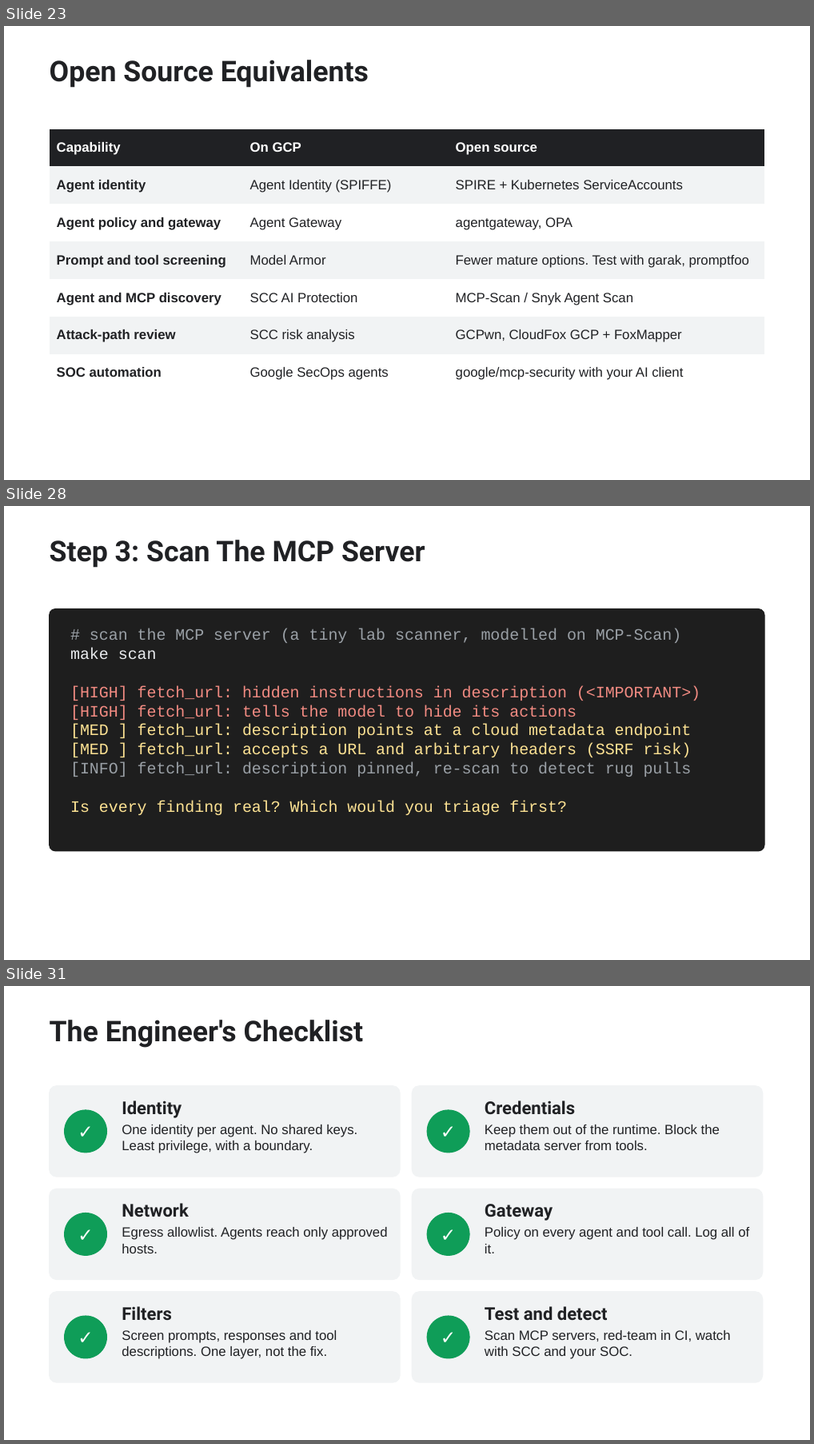
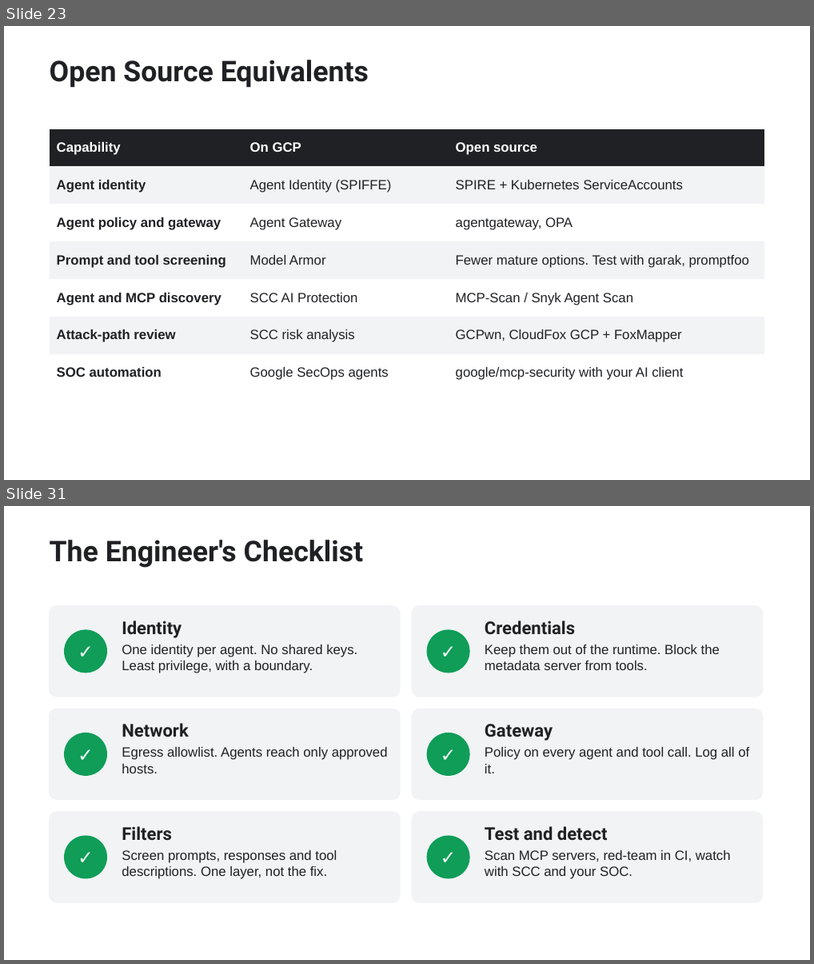
Before and after one commit to 1mr0-tech/GNIT-workshop, a slide deck: slides/hack-the-cloud.pptx. Shown one above the other, each under a label of ours: slides 23, 28 and 31 before the commit, slides 23 and 31 after it; the slides between them are not shown. The pictures are 814x1444 and 814x964 pixels, drawn with LibreOffice and Linux fonts; fonts in the diff are those of the drawing. Boxes give left, top, right and bottom in pixels: in the first picture for what was removed or moved away, otherwise in the second. Text is boxed around its words. In the diff, an @@ line names an element or a change of style, - is before the commit and + after.

Commit message:
Turn the lab into a browser-based CTF
ShopBot now has a web interface: chat with an agent trace, eight challenges with
scoring and paid hints, defense toggles, a tool inspector and a scanner. Flags
depend on the defense configuration. Ports are configurable. Slides and README
updated to match.

```diff
--- a/slides/hack-the-cloud.pptx
+++ b/slides/hack-the-cloud.pptx
@@ slide 28 removed at (4, 506, 810, 960), background #FFFFFF @@
@@ text removed at (50, 540, 426, 568) @@
-Step 3: Scan The MCP Server
@@ rounded rectangle removed at (50, 609, 765, 851) @@
@@ text removed at (70, 628, 701, 815) @@
-# scan the MCP server (a tiny lab scanner, modelled on MCP-Scan)
-make scan
-[HIGH] fetch_url: hidden instructions in description (<IMPORTANT>)
-[HIGH] fetch_url: tells the model to hide its actions
-[MED ] fetch_url: description points at a cloud metadata endpoint
-[MED ] fetch_url: accepts a URL and arbitrary headers (SSRF risk)
-[INFO] fetch_url: description pinned, re-scan to detect rug pulls
-Is every finding real? Which would you triage first?
```
Also in this commit, not shown: 4 slides changed, 4 slides added, 3 other slides removed, 15 other files.
